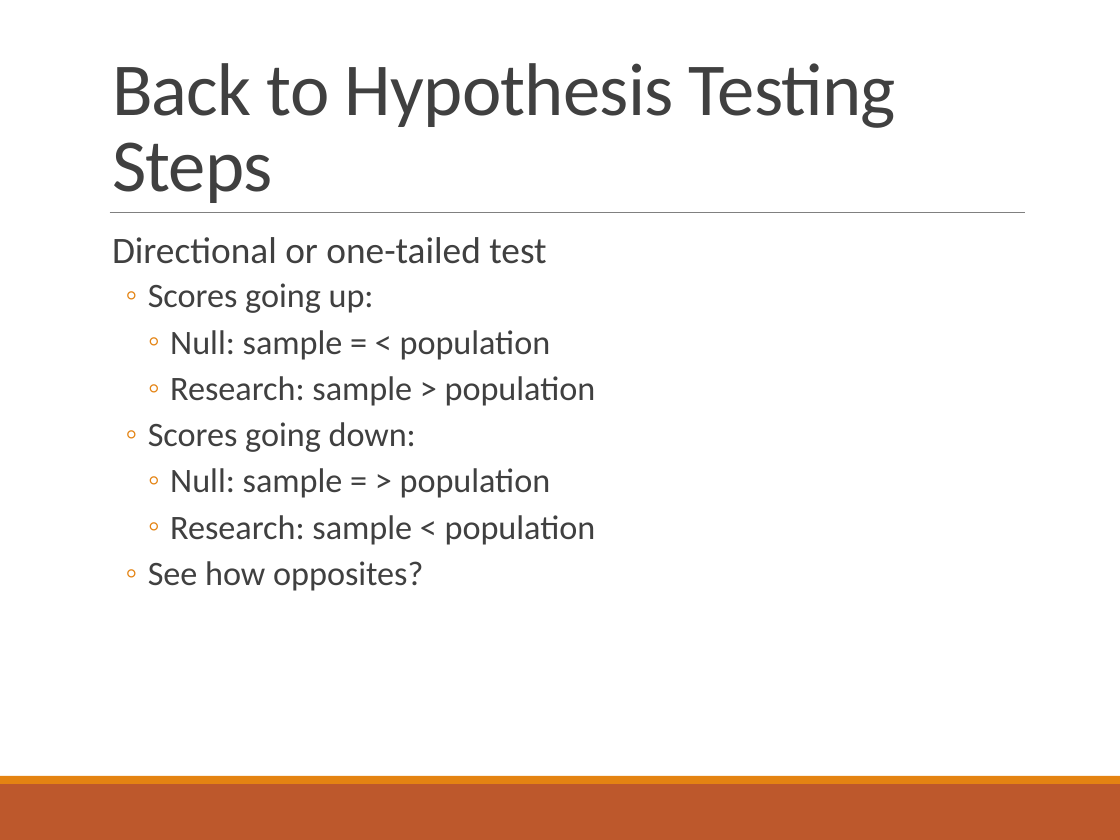
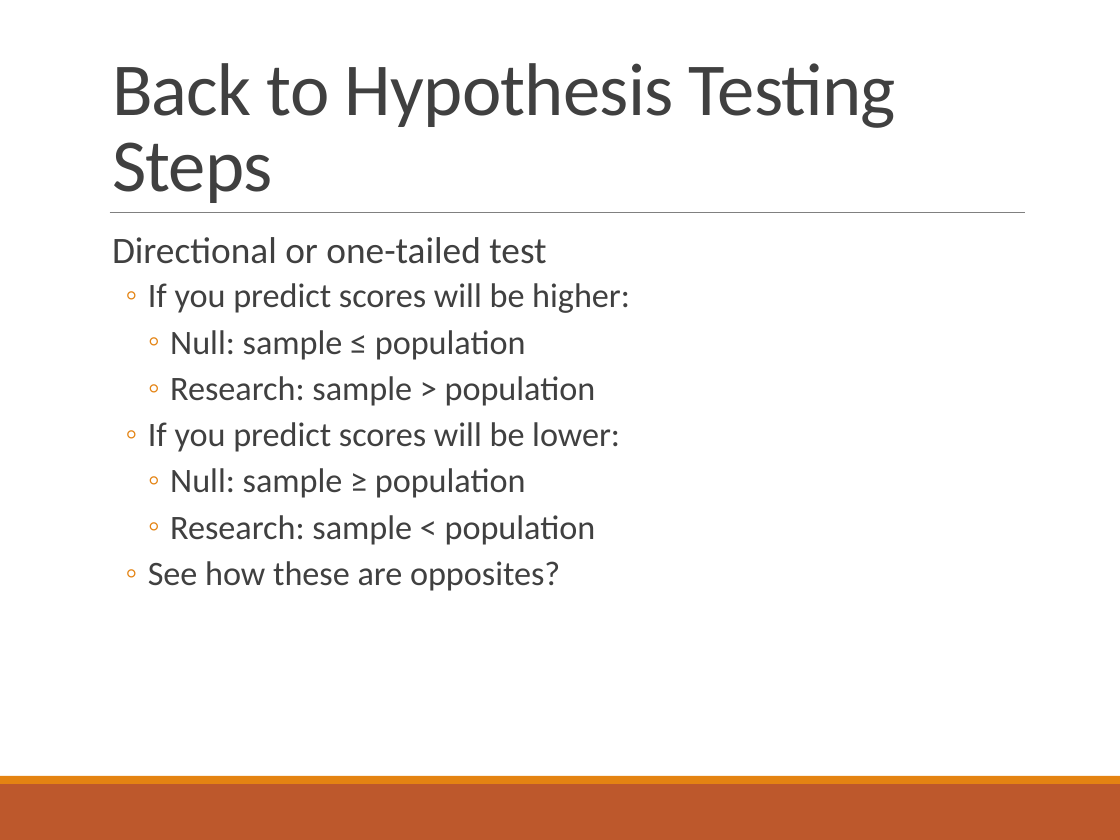
Before and after one commit to doomlab/PSY-200, a slide deck: slide 30 of Fall2018 Lecture Notes/Chapter 7 Lecture.pptx. Drawn at 1120x840 pixels with LibreOffice and Linux fonts; fonts in the diff are those of the drawing. Boxes give left, top, right and bottom in pixels: in the first picture for what was removed or moved away, otherwise in the second. Text is boxed around its words. In the diff, an @@ line names an element or a change of style, - is before the commit and + after.

```diff
--- a/Fall2018 Lecture Notes/Chapter 7 Lecture.pptx
+++ b/Fall2018 Lecture Notes/Chapter 7 Lecture.pptx
@@ text at [148,283,630,360]: text changed @@
-  ◦ Scores going up:
-    ◦ Null: sample = < population
+  ◦ If you predict scores will be higher:
+    ◦ Null: sample ≤ population
@@ text at [148,422,620,498]: text changed @@
-  ◦ Scores going down:
-    ◦ Null: sample = > population
+  ◦ If you predict scores will be lower:
+    ◦ Null: sample ≥ population
@@ text at [148,561,560,591]: text changed @@
-  ◦ See how opposites?
+  ◦ See how these are opposites?
```
Also in this commit, not shown: 17 other slides changed, 1 slide added, 1 other file.
